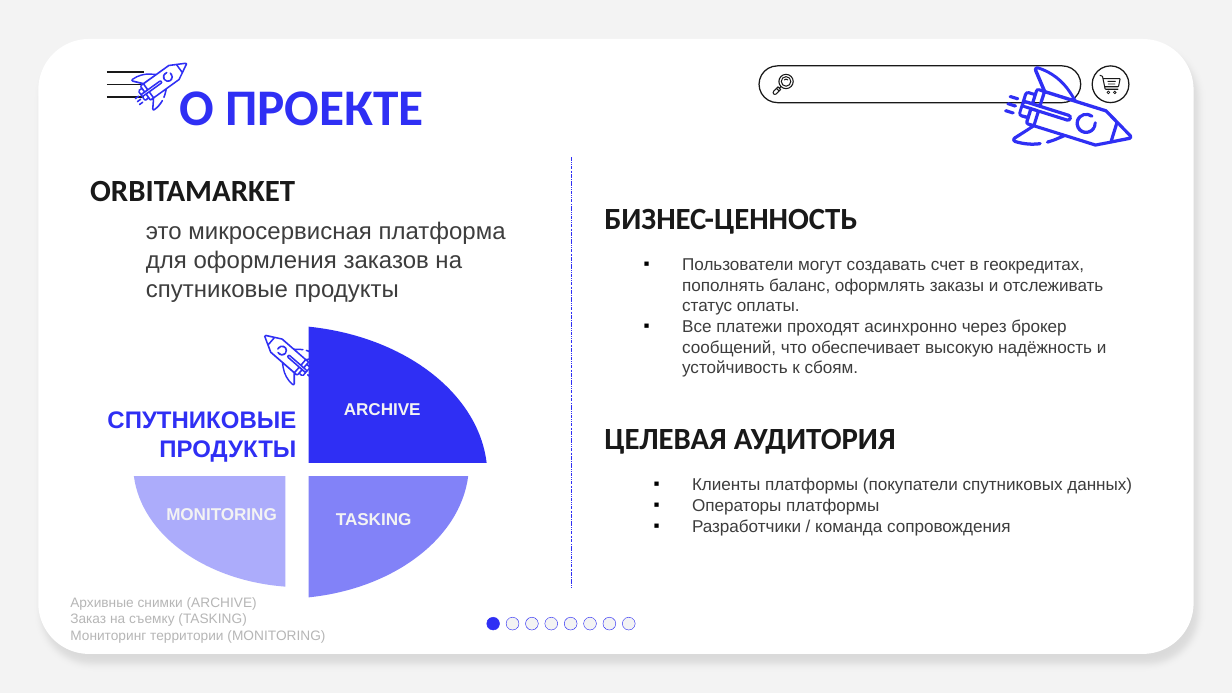
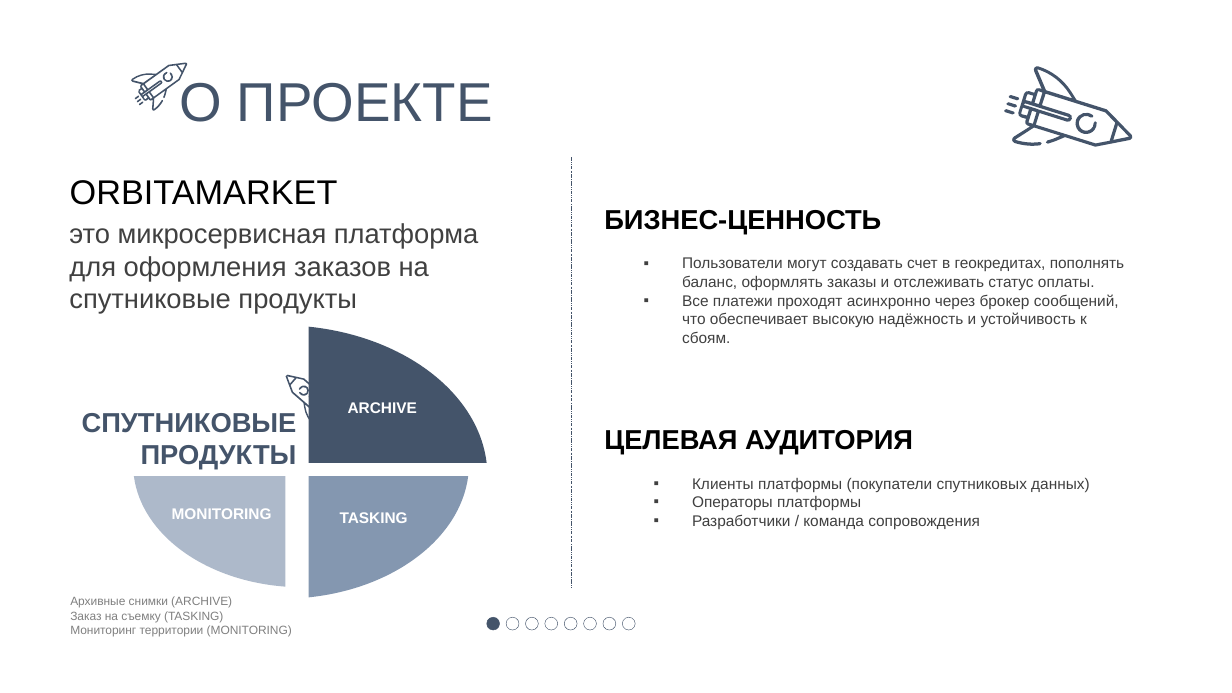
Before and after one commit to Kulikova-A18/Industrial_software_development_akulikova_final_project, a slide deck: slide 3 of Итоговая_работа_КуликоваАВ.pptx. Drawn at 1232x693 pixels with LibreOffice and Linux fonts; fonts in the diff are those of the drawing. Boxes give left, top, right and bottom in pixels: in the first picture for what was removed or moved away, otherwise in the second. Text is boxed around its words. In the diff, an @@ line names an element or a change of style, - is before the commit and + after.

```diff
--- a/Итоговая_работа_КуликоваАВ.pptx
+++ b/Итоговая_работа_КуликоваАВ.pptx
@@ background #F3F3F3 to #FFFFFF @@
@@ rounded rectangle removed at (x1=38, y1=39, x2=1194, y2=654) @@
@@ title "О ПРОЕКТЕ" at (x1=179, y1=78, x2=493, y2=122): size 30 to 32 pt, font Calibri to Arial, text colour #2F2FF4 to #44546A, bold off; line spacing 1 to 0.9 @@
@@ group removed at (x1=107, y1=65, x2=1130, y2=102): 8 freeform shapes, 3 lines, 1 rounded rectangle, 1 ellipse @@
@@ subtitle "ORBITAMARKET" at (x1=70, y1=180, x2=338, y2=205): size 18 to 20 pt, font Calibri to Arial, text colour #191919 to #000000, bold off; indent changed; vertical alignment bottom to top @@
@@ line (572, 158) - (572, 588): stroke #2F2FF4 0.25 pt dashed to #44546A 0.25 pt dashed @@
@@ text "это микросервисная платформа для оформления ..." moved from (x1=146, y1=221, x2=506, y2=302) to (x1=69, y1=223, x2=479, y2=314) @@
@@ text "это микросервисная платформа для оформления ..." at (x1=69, y1=223, x2=479, y2=314): size 14 to 16 pt, text colour #3D3D3D to #404040 @@
@@ text "БИЗНЕС-ЦЕННОСТЬ" at (x1=604, y1=210, x2=881, y2=235): size 18 to 16 pt, font Calibri to Arial, text colour #191919 to #000000 @@
@@ text "Пользователи могут создавать счет в ..." at (x1=682, y1=257, x2=1124, y2=343): size 10 to 9 pt, text colour #3D3D3D to #404040 @@
@@ fill #2F2FF4 to #44546A in 16 elements at (x1=309, y1=326, x2=488, y2=463), (x1=1008, y1=92, x2=1019, y2=104), (x1=1004, y1=106, x2=1015, y2=117), (x1=1006, y1=100, x2=1018, y2=111), (x1=987, y1=41, x2=1134, y2=188), (x1=1071, y1=108, x2=1102, y2=142), (x1=134, y1=94, x2=139, y2=99), (x1=139, y1=101, x2=143, y2=105), (x1=136, y1=98, x2=141, y2=103), (x1=127, y1=54, x2=187, y2=115), (x1=161, y1=72, x2=176, y2=84), (x1=298, y1=383, x2=309, y2=398), (x1=329, y1=413, x2=333, y2=418), (x1=334, y1=409, x2=338, y2=413), (x1=331, y1=411, x2=335, y2=415), (x1=285, y1=372, x2=342, y2=428) @@
@@ 5 freeform shapes moved together from (x1=263, y1=331, x2=320, y2=387) to (x1=285, y1=372, x2=342, y2=428) @@
@@ text "СПУТНИКОВЫЕ ПРОДУКТЫ" at (x1=82, y1=413, x2=297, y2=470): size 14 to 16 pt, text colour #2F2FF4 to #44546A @@
@@ text "ЦЕЛЕВАЯ АУДИТОРИЯ" at (x1=604, y1=430, x2=913, y2=455): size 18 to 16 pt, font Calibri to Arial, text colour #191919 to #000000 @@
@@ freeform shape at (x1=134, y1=476, x2=286, y2=586): fill #ACACFB to #ADB9CA @@
@@ freeform shape at (x1=309, y1=476, x2=469, y2=596): fill #8282F8 to #8497B0 @@
@@ text "Клиенты платформы (покупатели спутниковых данных)" at (x1=692, y1=478, x2=1090, y2=529): size 10 to 9 pt, text colour #3D3D3D to #404040 @@
@@ size 10 to 9 pt, text colour #F3F3F3 to #FFFFFF in 3 elements at (x1=348, y1=402, x2=417, y2=413), (x1=340, y1=512, x2=408, y2=523), (x1=172, y1=508, x2=272, y2=519) @@
@@ text "Архивные снимки (ARCHIVE)" at (x1=70, y1=596, x2=292, y2=637): size 8 to 7 pt, text colour #B6B6B6 to #808080 @@
@@ ellipse at (x1=487, y1=617, x2=499, y2=630): fill #2F2FF4 to #44546A; outline #2F2FF4 0.25 pt to #44546A 0.25 pt @@
@@ fill #F3F3F3 to #FFFFFF; outline #2F2FF4 0.25 pt to #44546A 0.25 pt in 7 elements at (x1=506, y1=617, x2=519, y2=630), (x1=526, y1=617, x2=538, y2=630), (x1=545, y1=617, x2=557, y2=630), (x1=564, y1=617, x2=577, y2=630), (x1=584, y1=617, x2=596, y2=630), (x1=602, y1=617, x2=615, y2=630), (x1=622, y1=617, x2=634, y2=630) @@
```
Also in this commit, not shown: 12 other slides changed, 1 other file.
